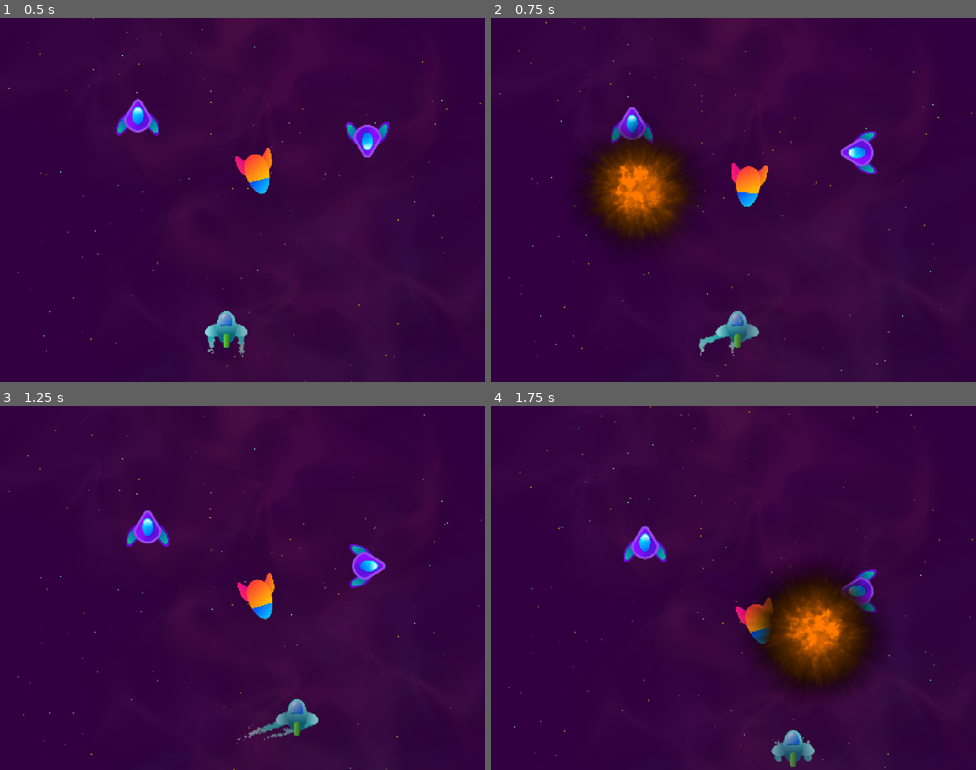
Above: before the commit, frames 1-4 (two rows, left to right).
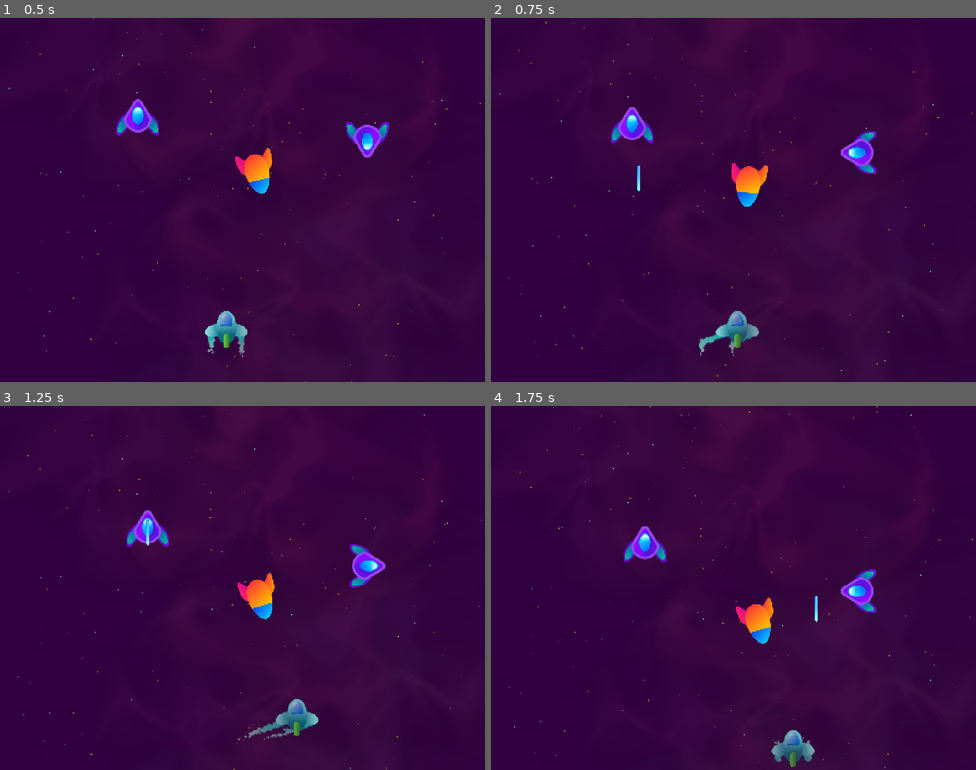
Above: after the commit, the same moments.

Repository: LHO-Developments/Godot-Projects
Game: Godot game, scene res://Scenes/Level/level.tscn
Same seed, same stepped clock (60 frames per second), same inputs: the game is played once before the commit and once after it. Sound files missing from this copy of the repository are replaced by a short silence.
Inputs:
- Up to frame 1 (0.5 s): no input
- Up to frame 2 (0.75 s): hold D (right) from 0.53 s (still down); hold T (test) from 0.53 s (still down)
- Up to frame 3 (1.25 s): keep holding D (right); keep holding T (test)
- Up to frame 4 (1.75 s): release D (right) at 1.28 s; release T (test) at 1.28 s; hold S (down) from 1.28 s (still down); tap T (test) at 1.35 s

Frame 1 is identical in both runs. In frame 2, 5.8% of the frame differs, in the area x 17-43%, y 26-63%; in frame 3, less than 0.1%; in frame 4, 7.1%, in the area x 51-81%, y 44-80%.

Commit message:
add player laser movement

Diff:
--- a/Space Ace/space-ace/Scenes/Level/level.tscn
+++ b/Space Ace/space-ace/Scenes/Level/level.tscn
@@ -3,7 +3,7 @@
 [ext_resource type="PackedScene" uid="uid://cwvkoimo7kywb" path="res://Scenes/Player/Player.tscn" id="1_iheil"]
 [ext_resource type="PackedScene" uid="uid://fxrpwv2c7cp8" path="res://Scenes/Background/Background.tscn" id="2_1ov45"]
 [ext_resource type="PackedScene" uid="uid://bohlnwst1215b" path="res://Scenes/ObjectContainer/ObjectContainer.tscn" id="3_lscpc"]
-[ext_resource type="PackedScene" uid="uid://c73qocgk3paj8" path="res://Scenes/Explosion/EnemyShipExplosion.tscn" id="4_06ioy"]
+[ext_resource type="PackedScene" uid="uid://cdx1hlyeam1ol" path="res://Scenes/Projectile/PlayerLaser.tscn" id="4_43gce"]
 [ext_resource type="Texture2D" uid="uid://bod5ulca2rr1b" path="res://Asset/Images/Enemy1.png" id="5_7i4w6"]
 [ext_resource type="PackedScene" uid="uid://bi8fqovlohcc6" path="res://Component/Movement/Mover.tscn" id="6_q8n36"]
 [ext_resource type="PackedScene" uid="uid://bhn8t7tgv7imo" path="res://Component/Movement/TargetedMover.tscn" id="7_q8n36"]
@@ -18,7 +18,7 @@
 [node name="Background" parent="." unique_id=1164972436 instance=ExtResource("2_1ov45")]
 
 [node name="ObjectContainer" parent="." unique_id=584549780 instance=ExtResource("3_lscpc")]
-test_scene = ExtResource("4_06ioy")
+test_scene = ExtResource("4_43gce")
 
 [node name="Sprite2D" type="Sprite2D" parent="." unique_id=966635150]
 position = Vector2(1091, 287)
--- /dev/null
+++ b/Space Ace/space-ace/Scenes/Projectile/BaseProjectile.gd
@@ -0,0 +1,31 @@
+extends Poolable;
+class_name BaseProjectile
+
+@onready var life_timer: Timer = $LifeTimer
+
+
+var _mover: Mover
+
+
+func _ready() -> void:
+	for c in get_children():
+		if c is Mover:
+			_mover = c
+			break
+	assert(_mover, "No mover on base projectile")
+
+
+func activate() -> void:
+	super()
+	life_timer.start()
+	_mover.setup_velocity()
+
+
+
+func _on_life_timer_timeout() -> void:
+	deactivate()
+
+
+func _on_screen_notifier_screen_exited() -> void:
+	if visible:
+		deactivate()
--- /dev/null
+++ b/Space Ace/space-ace/Scenes/Projectile/BaseProjectile.tscn
@@ -0,0 +1,17 @@
+[gd_scene format=3 uid="uid://cuq5igk8lfv4f"]
+
+[ext_resource type="Script" uid="uid://dbn6obbx5anlk" path="res://Scenes/Projectile/BaseProjectile.gd" id="1_lnpgm"]
+
+[node name="BaseProjectile" type="Node2D" unique_id=1709716112]
+script = ExtResource("1_lnpgm")
+
+[node name="Sprite2D" type="Sprite2D" parent="." unique_id=989220919]
+
+[node name="ScreenNotifier" type="VisibleOnScreenNotifier2D" parent="." unique_id=960293046]
+
+[node name="LifeTimer" type="Timer" parent="." unique_id=1617951205]
+wait_time = 15.0
+one_shot = true
+
+[connection signal="screen_exited" from="ScreenNotifier" to="." method="_on_screen_notifier_screen_exited"]
+[connection signal="timeout" from="LifeTimer" to="." method="_on_life_timer_timeout"]
--- /dev/null
+++ b/Space Ace/space-ace/Scenes/Projectile/PlayerLaser.tscn
@@ -0,0 +1,21 @@
+[gd_scene format=3 uid="uid://cdx1hlyeam1ol"]
+
+[ext_resource type="PackedScene" uid="uid://cuq5igk8lfv4f" path="res://Scenes/Projectile/BaseProjectile.tscn" id="1_d8pwx"]
+[ext_resource type="Texture2D" uid="uid://rrgibyrwtrsi" path="res://Asset/Images/LaserBlue.png" id="2_tlr11"]
+[ext_resource type="PackedScene" uid="uid://bi8fqovlohcc6" path="res://Component/Movement/Mover.tscn" id="3_0fhu1"]
+
+[node name="PlayerLaser" unique_id=1709716112 instance=ExtResource("1_d8pwx")]
+
+[node name="Sprite2D" parent="." index="0" unique_id=989220919]
+scale = Vector2(0.6, 0.6)
+texture = ExtResource("2_tlr11")
+
+[node name="ScreenNotifier" parent="." index="1" unique_id=960293046]
+rect = Rect2(-10, -42, 20, 83)
+
+[node name="LifeTimer" parent="." index="2" unique_id=1617951205]
+wait_time = 1.0
+
+[node name="Mover" parent="." index="3" unique_id=1340264163 instance=ExtResource("3_0fhu1")]
+speed = 200.0
+direction = Vector2(0, -1)
Not shown, added: Space Ace/space-ace/Scenes/Projectile/BaseProjectile.gd.uid
